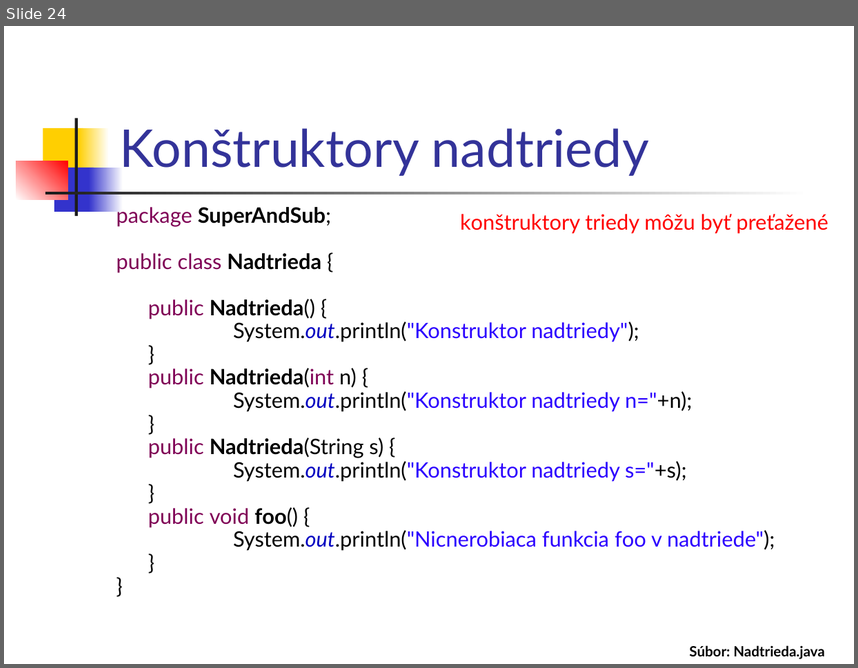
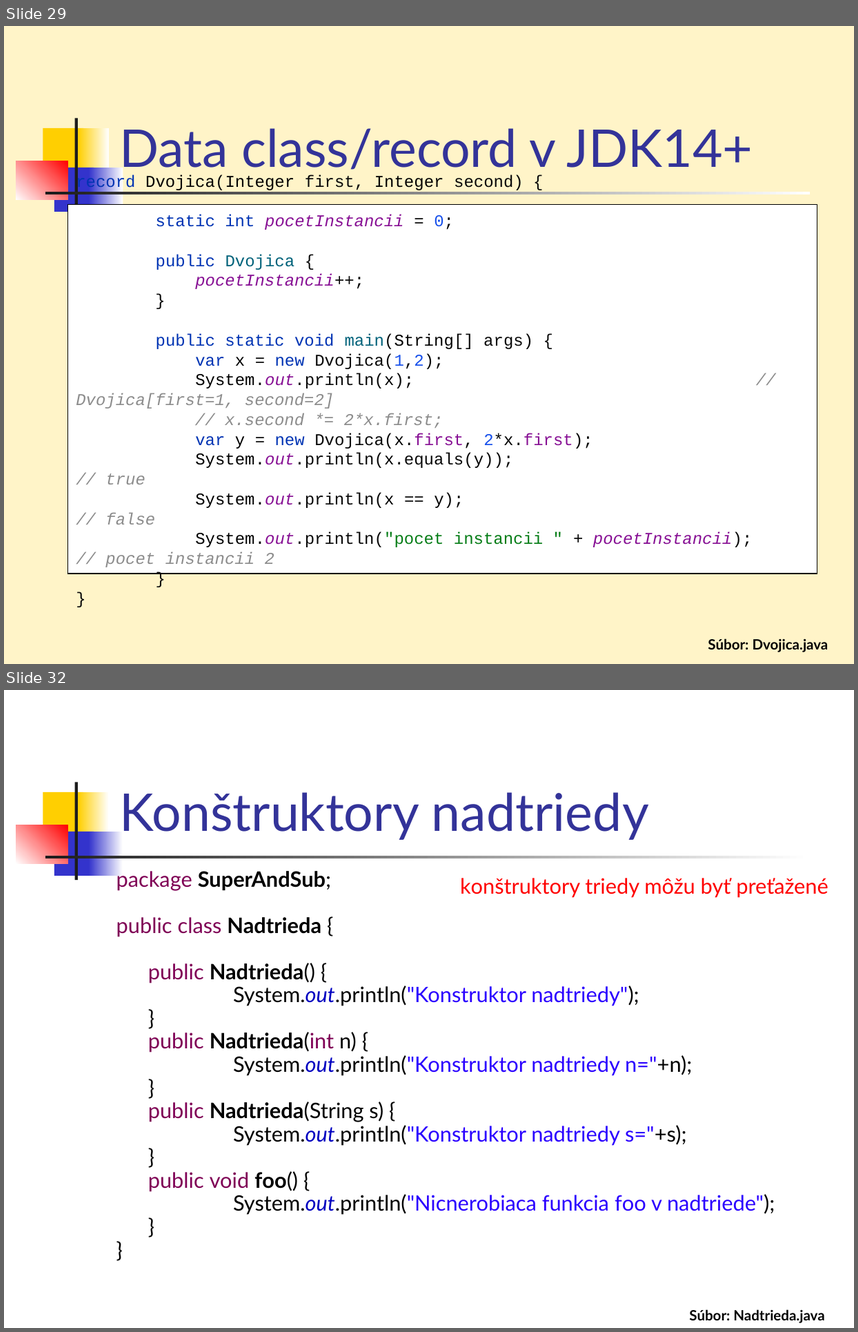
Before and after one commit to Programovanie4/Prednasky, a slide deck: 03/03_java.ppt. Shown one above the other, each under a label of ours: slide 24 before the commit, slides 29 and 32 after it; the slides between them are not shown. The pictures are 858x668 and 858x1332 pixels, drawn with LibreOffice and Linux fonts; fonts in the diff are those of the drawing. Boxes give left, top, right and bottom in pixels: in the first picture for what was removed or moved away, otherwise in the second. Text is boxed around its words. In the diff, an @@ line names an element or a change of style, - is before the commit and + after.

```diff
--- a/03/03_java.ppt
+++ b/03/03_java.ppt
@@ slide 29 added at <box>4,26,854,664</box>, background #FFF4C8; not listed: 7 template elements that a slide beside it also shows @@
@@ title added at <box>119,128,753,176</box>, 44 pt, text #333399 @@
+Data class/record v JDK14+
@@ rectangle added at <box>67,205,818,573</box>, fill #FFFFFF, outline #000000 0.74 pt, 14 pt, text #080808 @@
+record Dvojica(Integer first, Integer second) {
+static int pocetInstancii = 0;
+public Dvojica {
+pocetInstancii++;
+}
+public static void main(String[] args) {
+var x = new Dvojica(1,2);
+System.out.println(x); // Dvojica[first=1, second=2]
+// x.second *= 2*x.first;
+var y = new Dvojica(x.first, 2*x.first);
+System.out.println(x.equals(y)); // true
+System.out.println(x == y); // false
+System.out.println("pocet instancii " + pocetInstancii); // pocet instancii 2
+}
+}
@@ text added at <box>708,638,829,652</box>, 12 pt, text #000000, bold @@
+Súbor: Dvojica.java
@@ what was slide 24 is now slide 32 @@
```
Also in this commit, not shown: 2 slides changed, 9 other slides added, 2 slides removed, 2 other files.
